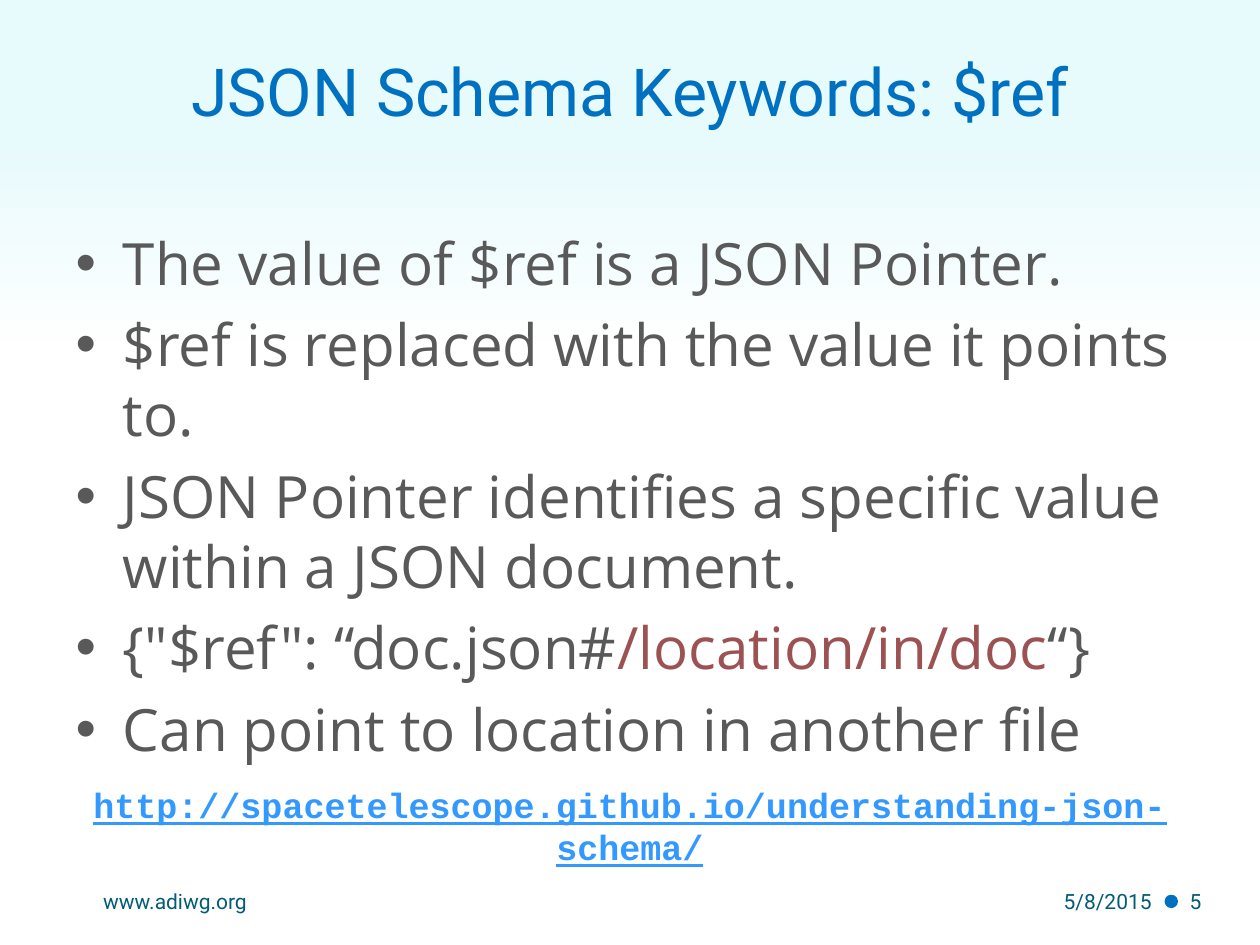
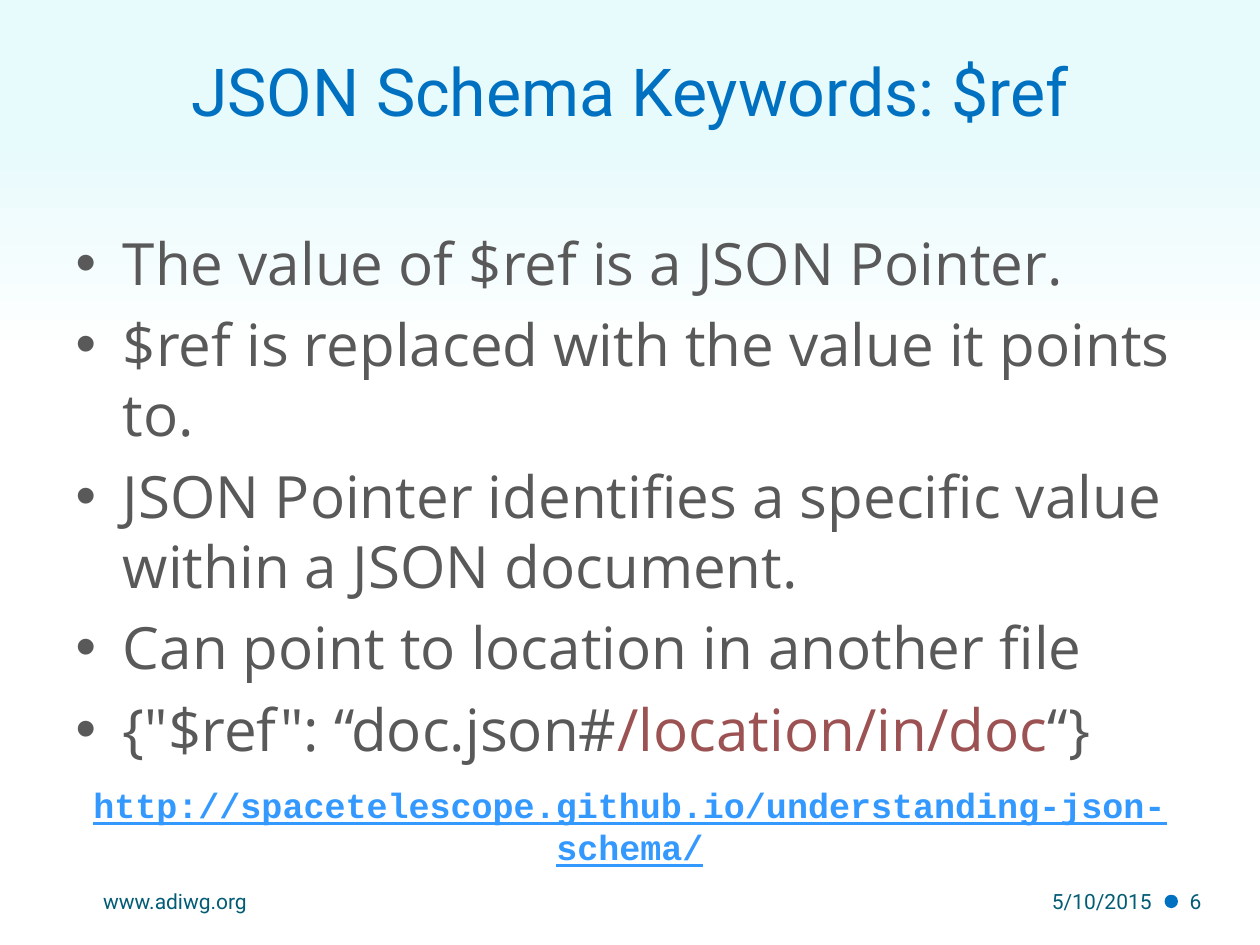
Before and after one commit to adiwg/mdWorkshop, a slide deck: slide 6 of S2.1_mdJSON_mdTools.pptx (slide 5 before the commit). Drawn at 1260x945 pixels with LibreOffice and Linux fonts; fonts in the diff are those of the drawing; background and template pictures are left out. Boxes give left, top, right and bottom in pixels: in the first picture for what was removed or moved away, otherwise in the second. Text is boxed around its words. In the diff, an @@ line names an element or a change of style, - is before the commit and + after.

```diff
--- a/S2.1_mdJSON_mdTools.pptx
+++ b/S2.1_mdJSON_mdTools.pptx
@@ text at box(123, 624, 1082, 683): paragraph added @@
+• Can point to location in another file
@@ text at box(123, 706, 1082, 765): paragraph removed @@
-• Can point to location in another file
@@ text at box(1052, 894, 1152, 911): text changed @@
-5/8/2015
+5/10/2015
@@ page number at box(1190, 894, 1202, 910): text changed @@
-5
+6
```
Also in this commit, not shown: 6 other slides changed, 1 slide added, 4 other files.
